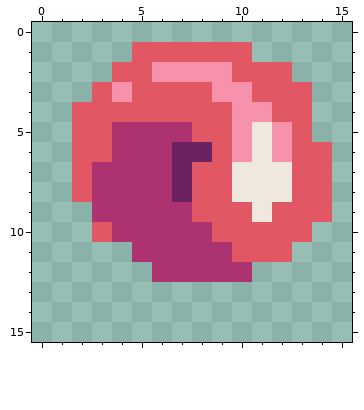
A pixel-art sprite gets an edit: android/assets/sprites_split/fx-fireball-idle-02.png. Above, as it was before the edit.
The file is 16x16 pixels.
After the commit:
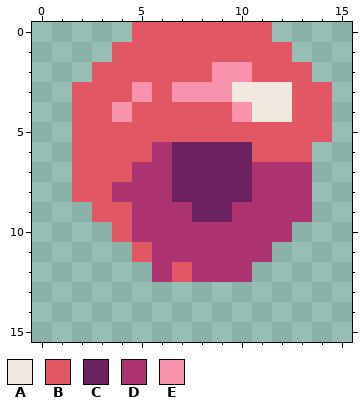
Palette (. is transparent): A #f0e8de  B #e15763  C #6c2161  D #ac3270  E #f792ad
Commit: removing faulty item export, tweaking fx_fireball
From old to new:
y 0: x 5..11 ....... -> BBBBBBB
y 1: x 4 . -> B; x 11..12 .. -> BB
y 2: x 3 . -> B; x 6..8 EEE -> BBB; x 10 B -> E; x 13 . -> B
y 3: x 2 . -> B; x 4..5 EB -> BE; x 7..8 BB -> EE; x 10..12 EBB -> AAA; x 14 . -> B
y 4: x 4 B -> E; x 11..12 EB -> AA; x 14 . -> B
y 5: x 4..7 DDDD -> BBBB; x 10..12 EAE -> BBB; x 14 . -> B
y 6: x 4..5 DD -> BB; x 9..12 BEAE -> CCBB; x 14 B -> .
y 7: x 3..4 DD -> BB; x 8..14 BBAAABB -> CCCDDD.
y 8: x 3 D -> B; x 8..14 BBAAABB -> CCCDDD.
y 9: x 3..4 DD -> BB; x 8..14 BBBABBB -> CCDDDD.
y 10: x 3..4 BD -> .B; x 9..13 BBBBB -> DDDD.
y 11: x 5 D -> B; x 10..12 BBB -> DD.
y 12: x 7 D -> B
